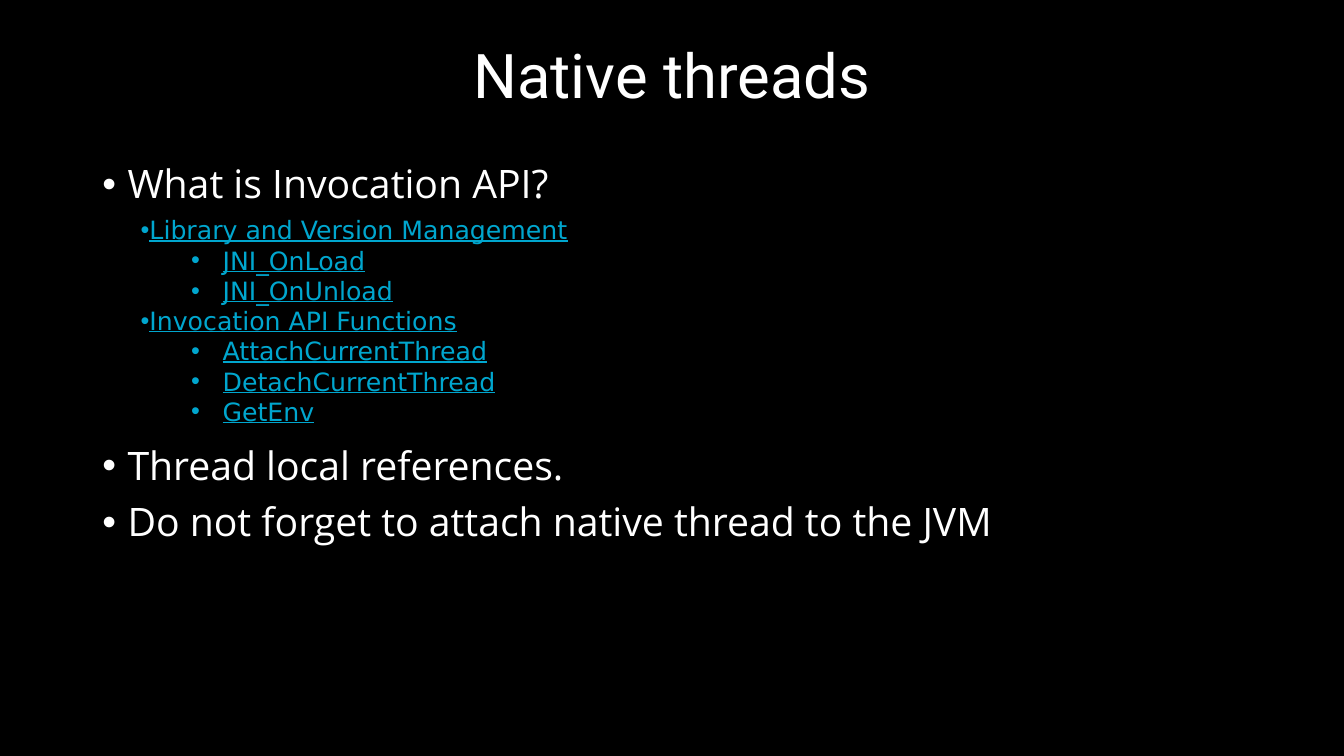
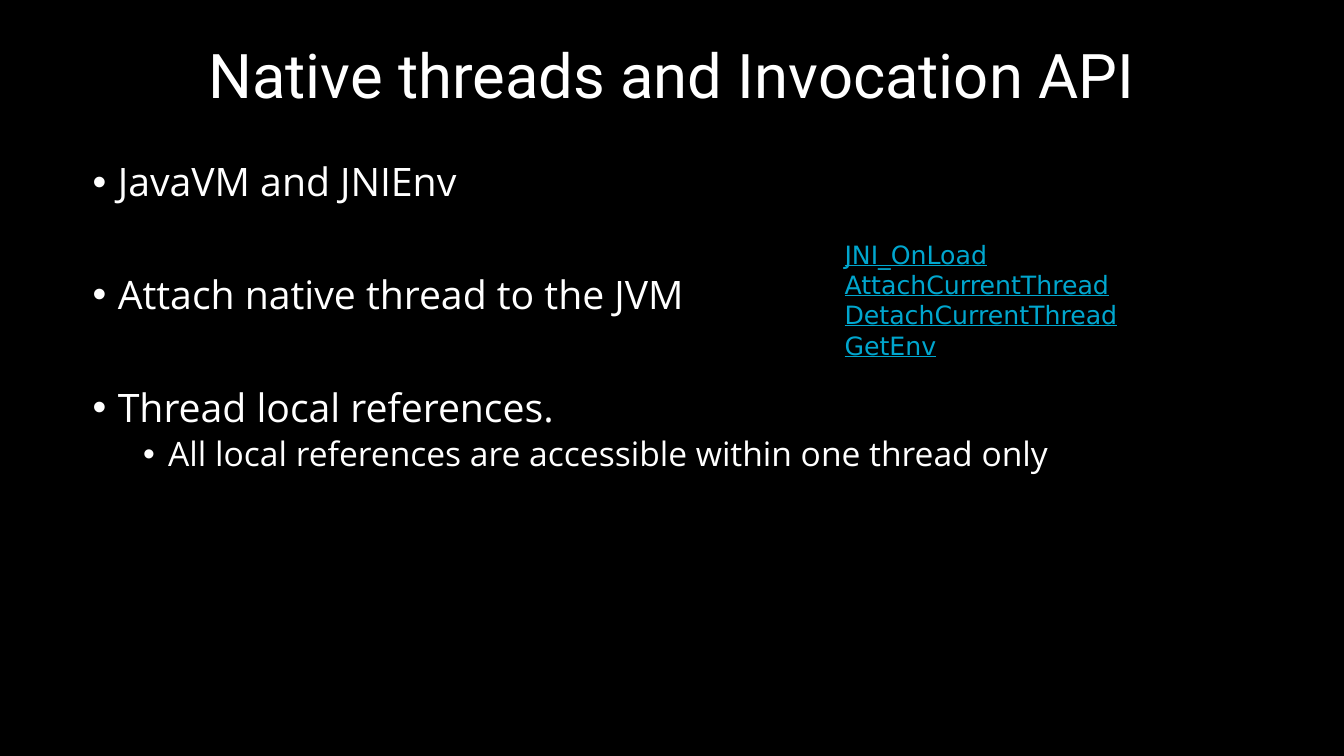
Before and after one commit to 9majka/NDK_presentation, a slide deck: slide 7 of NDK_SoftServeTheme.pptx. Drawn at 1344x756 pixels with LibreOffice and Linux fonts; fonts in the diff are those of the drawing; background and template pictures are left out. Boxes give left, top, right and bottom in pixels: in the first picture for what was removed or moved away, otherwise in the second. Text is boxed around its words. In the diff, an @@ line names an element or a change of style, - is before the commit and + after.

```diff
--- a/NDK_SoftServeTheme.pptx
+++ b/NDK_SoftServeTheme.pptx
@@ title at [208,51,1134,99]: text changed @@
-Native threads
+Native threads and Invocation API
@@ text "JavaVM and JNIEnv": place and size @@
-text "JavaVM and JNIEnv" at [128,168,992,546]
+text "JavaVM and JNIEnv" at [118,166,1048,474]
@@ text at [118,166,683,317]: text changed @@
-• What is Invocation API?
+• JavaVM and JNIEnv
+• Attach native thread to the JVM
@@ text removed at [149,220,567,423] @@
-• Library and Version Management
-  • JNI_OnLoad
-  • JNI_OnUnload
-• Invocation API Functions
-  • AttachCurrentThread
-  • DetachCurrentThread
-  • GetEnv
@@ text added at [845,245,1118,357], 18 pt, text #00A6CE, underline @@
+  JNI_OnLoad
+  AttachCurrentThread
+  DetachCurrentThread
+  GetEnv
@@ text at [168,440,1048,474]: text changed; size 28 to 24 pt @@
-• Do not forget to attach native thread to the JVM
+  • All local references are accessible within one thread only
```
Also in this commit, not shown: 8 other slides changed, 1 slide added, 5 other files.
